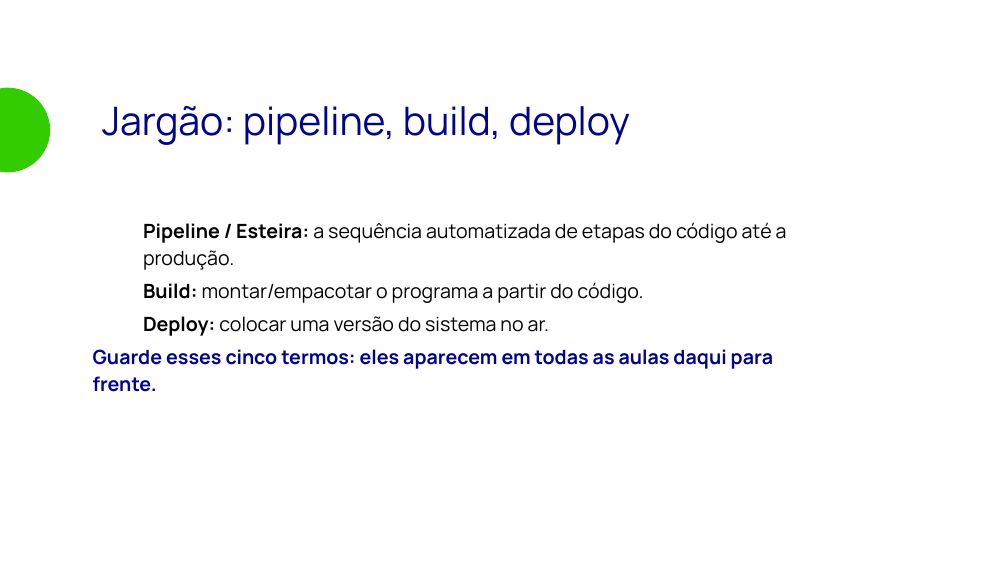
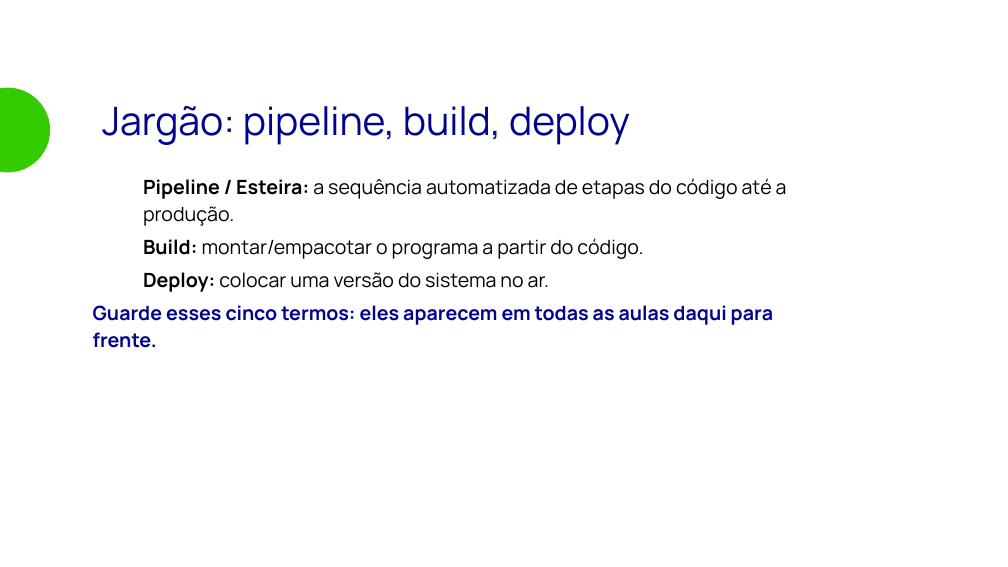
Before and after one commit to matera-vrn/bootcamp-devops-2026, a slide deck: slide 11 of aulas/aula-01-devops-overview/slides/aula-01.odp. Drawn at 1008x567 pixels with LibreOffice and Linux fonts; fonts in the diff are those of the drawing; background and template pictures are left out. Boxes give left, top, right and bottom in pixels: in the first picture for what was removed or moved away, otherwise in the second. Text is boxed around its words. In the diff, an @@ line names an element or a change of style, - is before the commit and + after.

```diff
--- a/aulas/aula-01-devops-overview/slides/aula-01.odp
+++ b/aulas/aula-01-devops-overview/slides/aula-01.odp
@@ text "Pipeline / Esteira: a sequência ...": place and size @@
-text "Pipeline / Esteira: a sequência ..." at (93,222,787,392)
+text "Pipeline / Esteira: a sequência ..." at (93,178,787,348)
```
Also in this commit, not shown: 3 other slides changed, 2 other files.
